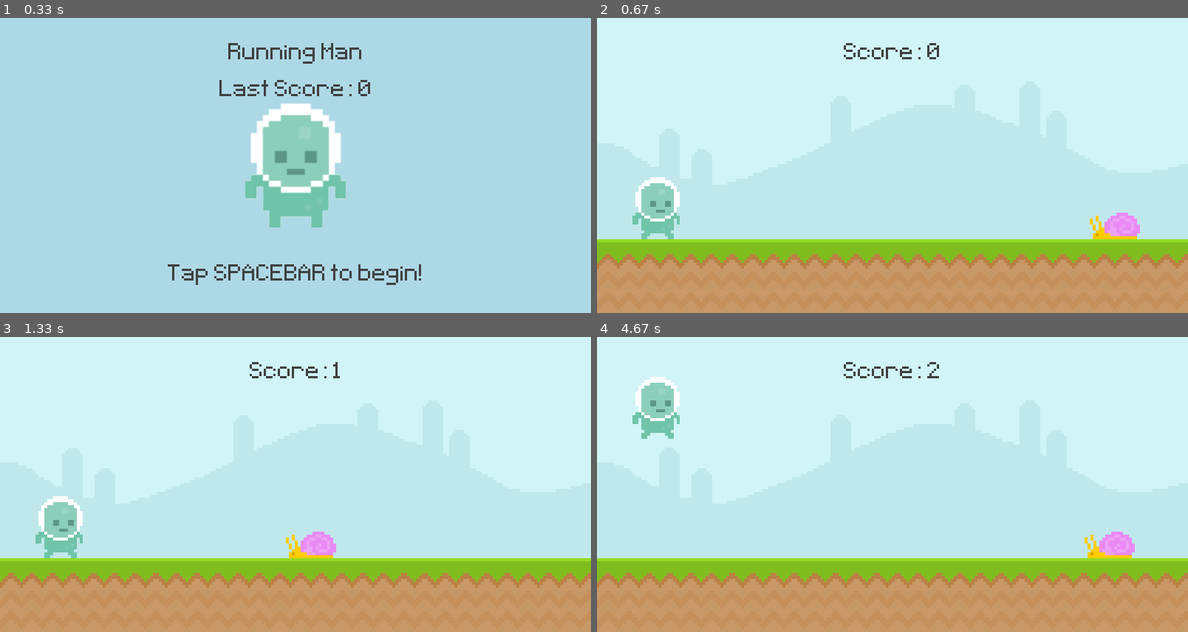
Above: before the commit, frames 1-4 (two rows, left to right).
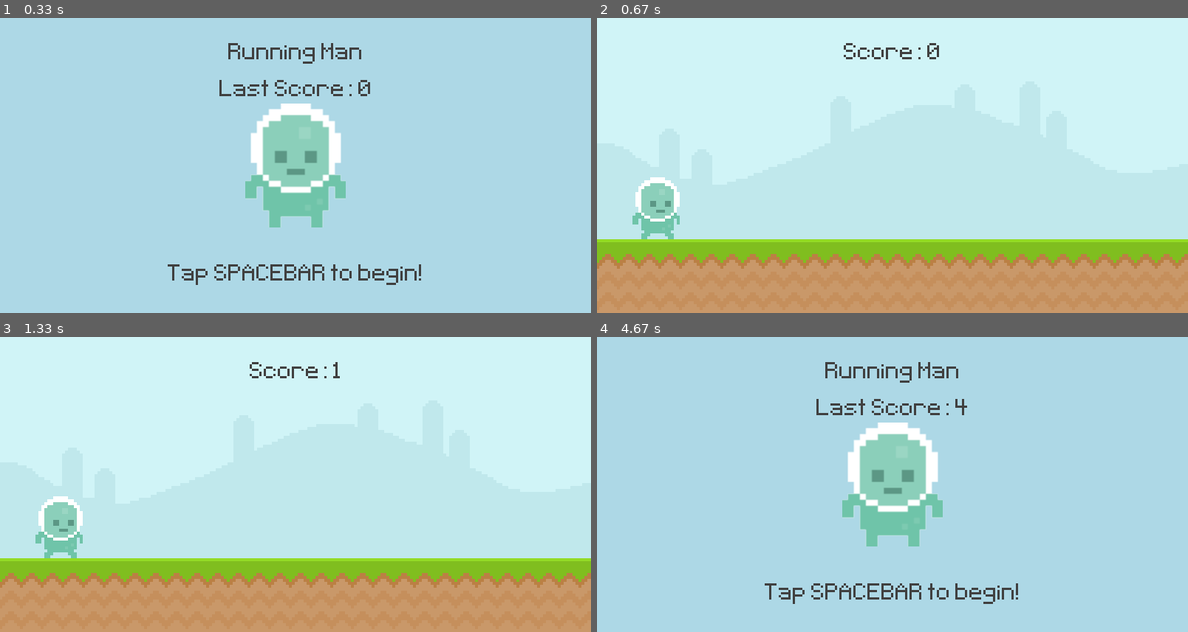
Above: after the commit, the same moments.

Repository: Clu-Codes/pygame
Game: pygame game, started from test.py
Same seed, same stepped clock (60 frames per second), same inputs: the game is played once before the commit and once after it.
Inputs (mouse positions are in pixels of both pictures, inside the frame that each line leads up to):
- Up to frame 1 (0.33 s): no input
- Up to frame 2 (0.67 s): tap Space at 0.33 s
- Up to frame 3 (1.33 s): tap Space at 0.67 s; click (112, 440) at 1.05 s
- Up to frame 4 (4.67 s): tap Space at 1.4, 1.7, 2.23, 2.53, 2.73, 3.03, 3.63, 3.93, 4.47 s

Frame 1 is identical in both runs. In frame 2, 0.6% of the frame differs, in the area x 83-92%, y 66-75%; in frame 3, 0.6%; in frame 4, 72%, in the area x 0-100%, y 0-100%.

Commit message:
added additional obstacles and animation for player, but animation for obstacles currently not working.

Diff:
--- a/test.py
+++ b/test.py
@@ -1,6 +1,7 @@
 from tracemalloc import start
 import pygame
 from sys import exit
+from random import randint
 
 def display_score():
     current_time = int(pygame.time.get_ticks() / 1000) - start_time
@@ -8,6 +9,38 @@
     score_rect = score_surface.get_rect(center = (400, 50))
     screen.blit(score_surface, score_rect)
     return current_time
+
+def obstacle_movement(obstacle_list):
+    if obstacle_list:
+        for obstacle_rect in obstacle_list:
+            obstacle_rect.x -= 5 # moves obstacle to the left by 5
+
+            if obstacle_rect.bottom == 300: screen.blit(snail_surf, obstacle_rect)
+            else: screen.blit(fly_surf, obstacle_rect)
+
+            obstacle_list = [obstacle for obstacle in obstacle_list if obstacle.x > -100] # List comprehension to check that we're only copying every item in the list if the condition obstacle.x is greater than zero. Essentially, if the obstacle is on the screen.
+
+        return obstacle_list
+    else: return []
+
+def collisions(player, obstacles):
+    if obstacles:
+        for obstacle_rect in obstacles:
+            if player.colliderect(obstacle_rect): return False
+    return True
+
+def player_animation():
+    global player_surf, player_index
+
+    # checks if the player if jumping, if yes, displays jump image
+    if player_rect.bottom < 300:
+        player_surf = player_jump
+    else:
+        # slowly increments between the list indices of the walk image list. This prevents a rapid transition between walk_1 at index 0 and walk_2 at index 1, making things look more natural
+        player_index += 0.1
+        # resets the index value if it becomes greater than 1; creates continuous motion
+        if player_index >= len(player_walk):player_index = 0
+        player_surf = player_walk[int(player_index)]
 
 pygame.init()
 screen = pygame.display.set_mode((800, 400))
@@ -22,11 +55,29 @@
 sky_surface = pygame.image.load('graphics/Sky.png').convert() #converting the image to something more efficient for pygame.
 ground_surface = pygame.image.load('graphics/ground.png').convert()
 
-snail_surface = pygame.image.load('graphics/snail/snail1.png').convert_alpha() #convert_alpha to remove weird image frame around the snail
-snail_rect = snail_surface.get_rect(midbottom = (600, 300))
+# Obstacles
+snail_frame_1 = pygame.image.load('graphics/snail/snail1.png').convert_alpha() #convert_alpha to remove weird image frame around the snail
+snail_frame_2 = pygame.image.load('graphics/snail/snail2.png').convert_alpha()
+snail_frames = [snail_frame_1, snail_frame_2]
+snail_frame_index = 0
+snail_surf = snail_frames[snail_frame_index]
 
-player_surface = pygame.image.load('graphics/Player/player_walk_1.png').convert_alpha()
-player_rect = player_surface.get_rect(midbottom = (80, 300)) #takes a surface, then draws a rectangle around it and maps it to a location.
+fly_frame_1 = pygame.image.load('graphics/Fly/fly1.png').convert_alpha()
+fly_frame_2 = pygame.image.load('graphics/Fly/fly2.png').convert_alpha()
+fly_frames = [fly_frame_1, fly_frame_2]
+fly_frame_index = 0
+fly_surf = fly_frames[fly_frame_index]
+
+obstacle_rect_list = []
+
+player_walk_1 = pygame.image.load('graphics/Player/player_walk_1.png').convert_alpha()
+player_walk_2 = pygame.image.load('graphics/Player/player_walk_2.png').convert_alpha()
+player_walk = [player_walk_1, player_walk_2]
+player_index = 0
+player_jump = pygame.image.load('graphics/Player/jump.png').convert_alpha()
+
+player_surf = player_walk[player_index]
+player_rect = player_surf.get_rect(midbottom = (80, 300)) #takes a surface, then draws a rectangle around it and maps it to a location.
 player_gravity = 0
 
 # Pre-Game Screen
@@ -39,6 +90,16 @@
 
 to_play_surf = game_font.render('Tap SPACEBAR to begin!', False, (64,64,64))
 to_play_rect = to_play_surf.get_rect(center = (400, 350))
+
+# Timer
+obstacle_timer = pygame.USEREVENT + 1 # Add plus one to avoid conflict with built-in pygame events
+pygame.time.set_timer(obstacle_timer, 1400)
+
+snail_animation_timer = pygame.USEREVENT + 2
+pygame.time.set_timer(snail_animation_timer, 500)
+
+fly_animation_timer = pygame.USEREVENT + 3
+pygame.time.set_timer(fly_animation_timer, 200)
 
 while True:
     for event in pygame.event.get():
@@ -54,13 +115,28 @@
             if event.type == pygame.KEYDOWN:
                 if event.key == pygame.K_SPACE and player_rect.bottom == 300: # records a player action using the keyword via the event loop.
                     player_gravity = -20
+
+            if event.type == obstacle_timer:
+                if randint(0,2):
+                    obstacle_rect_list.append(snail_surf.get_rect(midbottom = (randint(900,1100), 300)))
+                else:
+                    obstacle_rect_list.append(fly_surf.get_rect(midbottom = (randint(900,1100), 210)))
+
+            if event.type == snail_animation_timer:
+                if snail_frame_index == 0: snail_frame_index = 1
+                else: snail_frame_index = 0
+                snail_surf = snail_frames[snail_frame_index]
+
+            if event.type == fly_animation_timer:
+                if fly_frame_index == 0: snail_frame_index = 1
+                else: fly_frame_index = 0
+                fly_surf = fly_frames[fly_frame_index]
+
         else:
-
-            snail_rect.x = 800
+            # snail_rect.x = 800
             if event.type == pygame.KEYDOWN and event.key == pygame.K_SPACE:
                 game_active = True
                 start_time = int(pygame.time.get_ticks() / 1000)
-
 
     if game_active:
 
@@ -75,16 +151,23 @@
         player_gravity += 1
         player_rect.y += player_gravity
         if player_rect.bottom >= 300: player_rect.bottom = 300
-        screen.blit(player_surface, player_rect)
+        player_animation()
+        screen.blit(player_surf, player_rect)
 
-        screen.blit(snail_surface, snail_rect)
-        snail_rect.x -= 7 # How we are moving any rectangle in the game. In this instance, the snail is moving to the right 4 units 60 times a second
-        if snail_rect.right <= 0: snail_rect.x = 800 # conditional to control the flow of the snail encounter. Resets the snail after it runs off screen to create a continuous loop.
+        # Obstacle movement
+        obstacle_rect_list = obstacle_movement(obstacle_rect_list) # Continuously updates the obstacle_rect_list value with with iteration of the obstacle_movement function
+
+        # Collisions
+        game_active = collisions(player_rect, obstacle_rect_list)
+
+        # screen.blit(snail_surface, snail_rect)
+        # snail_rect.x -= 7 # How we are moving any rectangle in the game. In this instance, the snail is moving to the right 4 units 60 times a second
+        # if snail_rect.right <= 0: snail_rect.x = 800 # conditional to control the flow of the snail encounter. Resets the snail after it runs off screen to create a continuous loop.
 
 
 
-        if player_rect.colliderect(snail_rect):
-            game_active = False
+        # if player_rect.colliderect(snail_rect):
+        #     game_active = False
 
         mouse_point = pygame.mouse.get_pos() # gets the coordinates of the mouse
         if player_rect.collidepoint(mouse_point): # checks if the mouse's coordinates have collided with the player; collidepoint() method takes x,y arguments.
@@ -97,12 +180,16 @@
     else:
         screen.fill((173, 216, 230))
         screen.blit(player_ready_surf, player_ready_rect)
+        obstacle_rect_list.clear()
+        player_rect.midbottom = (80,300)
+        player_gravity = 0
+
         screen.blit(title_surf, title_rect)
         last_score_surf = game_font.render(f'Last Score: {score}', False, (64,64,64))
         last_score_rect = last_score_surf.get_rect(center = (400, 100))
+
         screen.blit(last_score_surf, last_score_rect)
         screen.blit(to_play_surf, to_play_rect)
 
-
     pygame.display.update()
     clock.tick(60) #sets a cap on how often our while loop can iterate. This controls the framerate of our game
